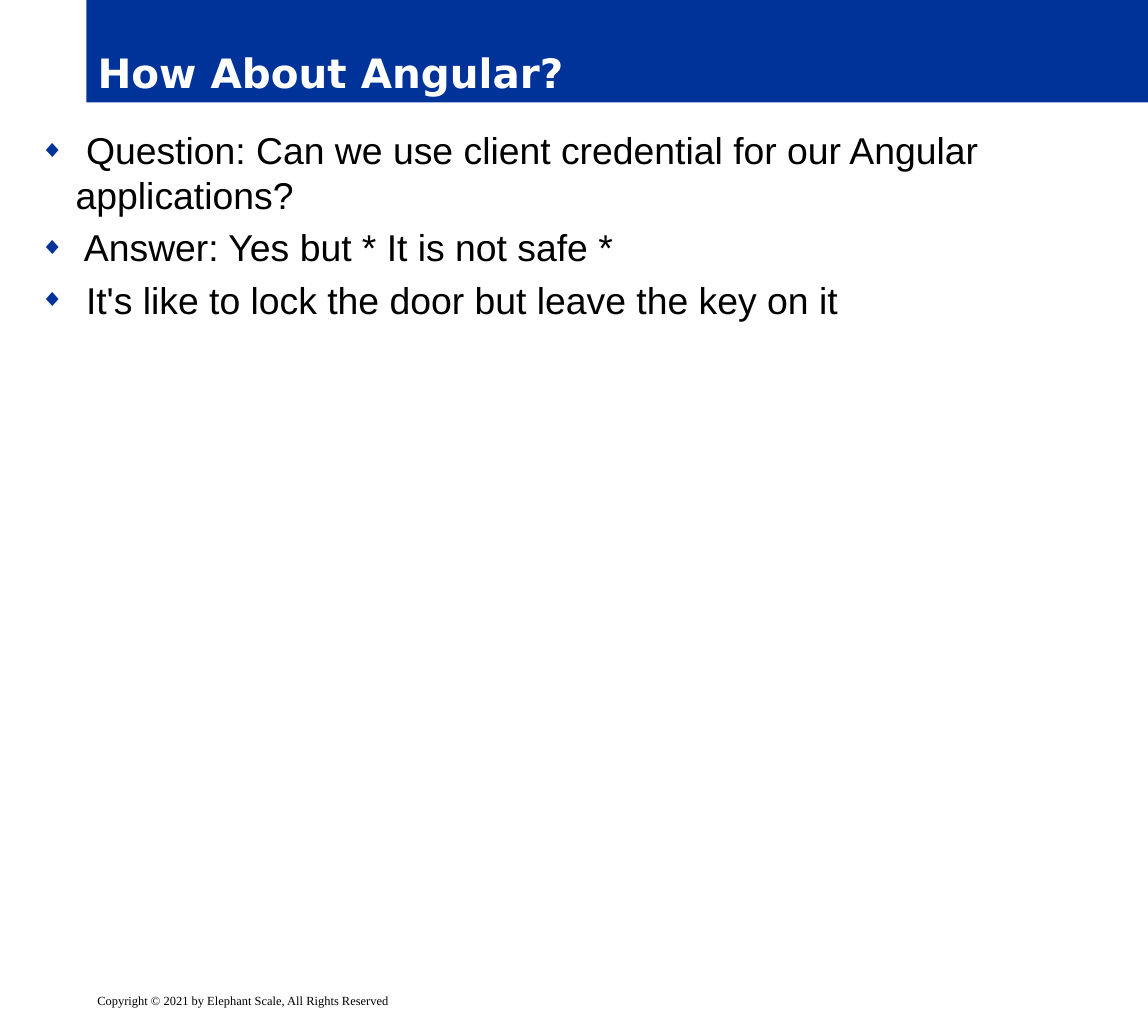
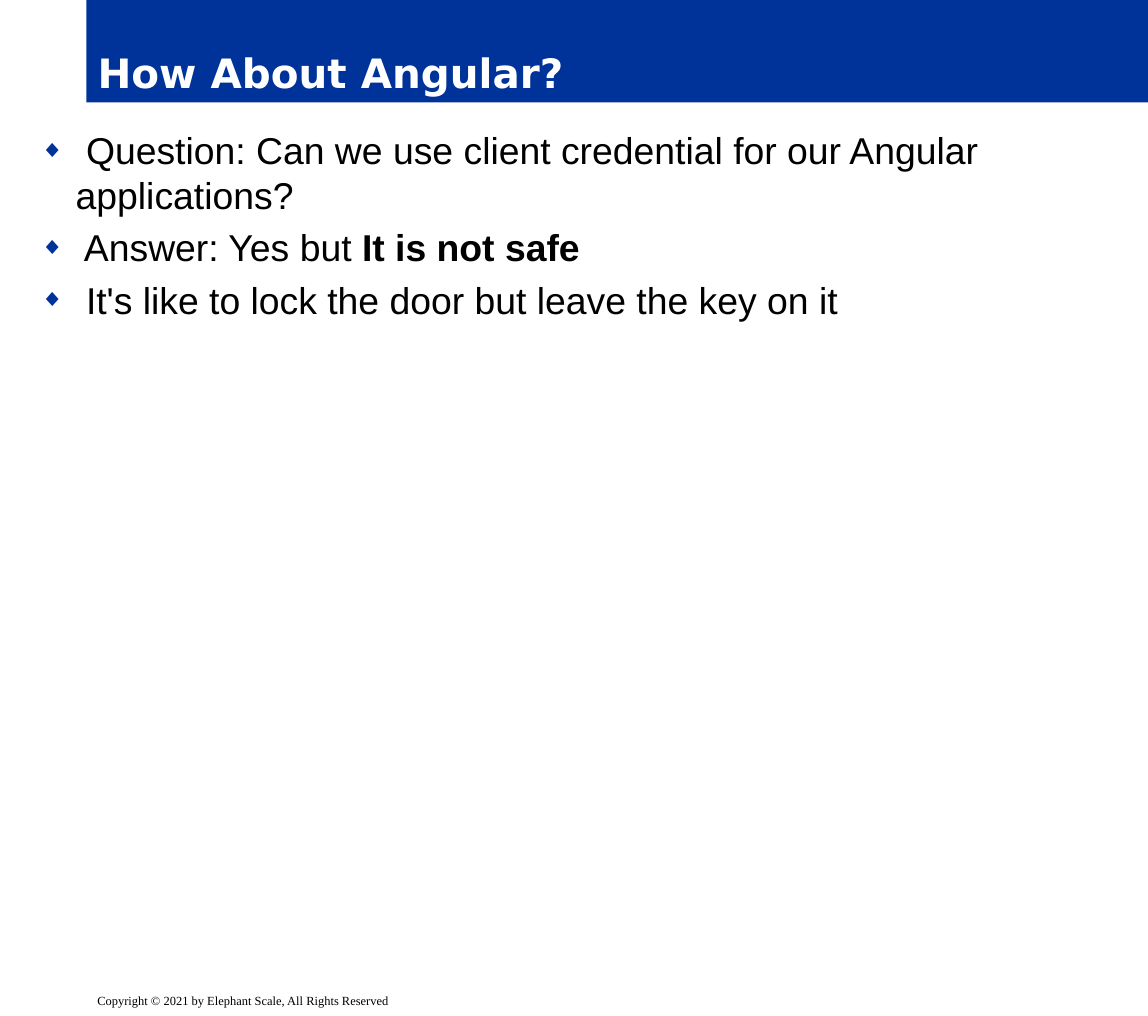
Before and after one commit to elephantscale/es-training-new, a slide deck: slide 18 of secure-coding/slides/delivery/10__Angular-oauth.pptx. Drawn at 1148x1016 pixels with LibreOffice and Linux fonts; fonts in the diff are those of the drawing; background and template pictures are left out. Boxes give left, top, right and bottom in pixels: in the first picture for what was removed or moved away, otherwise in the second. Text is boxed around its words. In the diff, an @@ line names an element or a change of style, - is before the commit and + after.

Commit message:
angular oauth update

```diff
--- a/secure-coding/slides/delivery/10__Angular-oauth.pptx
+++ b/secure-coding/slides/delivery/10__Angular-oauth.pptx
@@ text at (84, 234, 580, 262): text changed @@
-◆ Answer: Yes but * It is not safe *
+◆ Answer: Yes but It is not safe
```
Also in this commit, not shown: 11 other slides changed, 1 other file.
